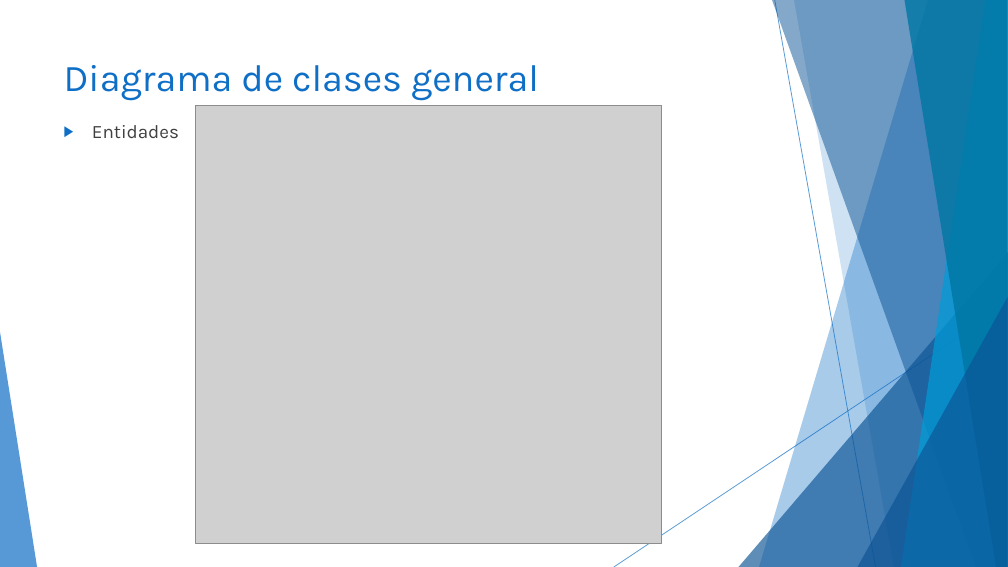
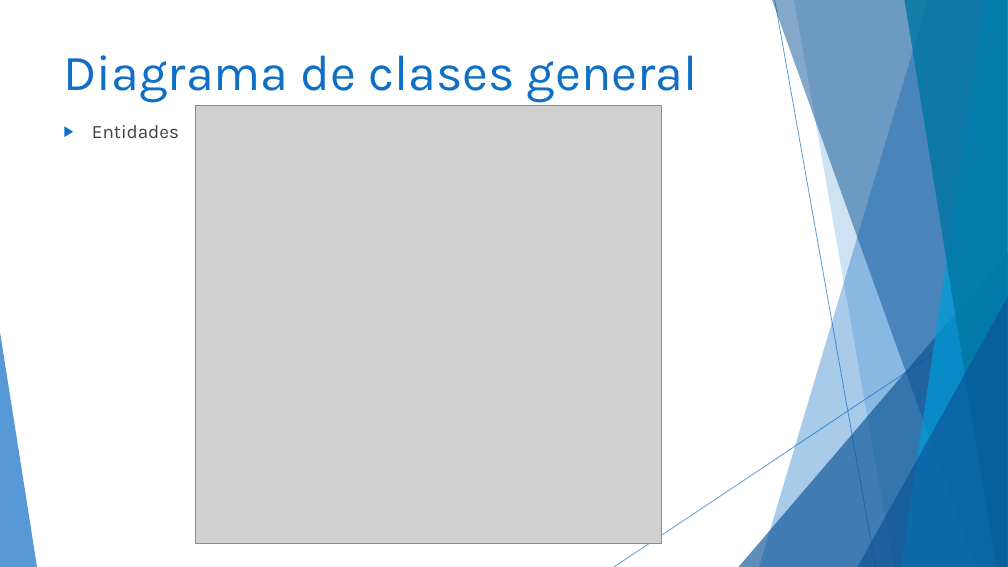
Before and after one commit to DylanSoler/ProyectoDAM, a slide deck: slide 8 of Documentacion/Presentacion/FootballTrainingManagerPresentacion.pptx. Drawn at 1008x567 pixels with LibreOffice and Linux fonts; fonts in the diff are those of the drawing; grey boxes stand for pictures. Boxes give left, top, right and bottom in pixels: in the first picture for what was removed or moved away, otherwise in the second. Text is boxed around its words. In the diff, an @@ line names an element or a change of style, - is before the commit and + after.

```diff
--- a/Documentacion/Presentacion/FootballTrainingManagerPresentacion.pptx
+++ b/Documentacion/Presentacion/FootballTrainingManagerPresentacion.pptx
@@ title "Diagrama de clases general": place and size @@
-title "Diagrama de clases general" at (64,65,539,101)
+title "Diagrama de clases general" at (64,55,698,102)
@@ title "Diagrama de clases general" at (64,55,698,102): size 36 to 48 pt @@
```
Also in this commit, not shown: 8 other slides changed, 1 slide added, 1 slide removed, 2 other files.
